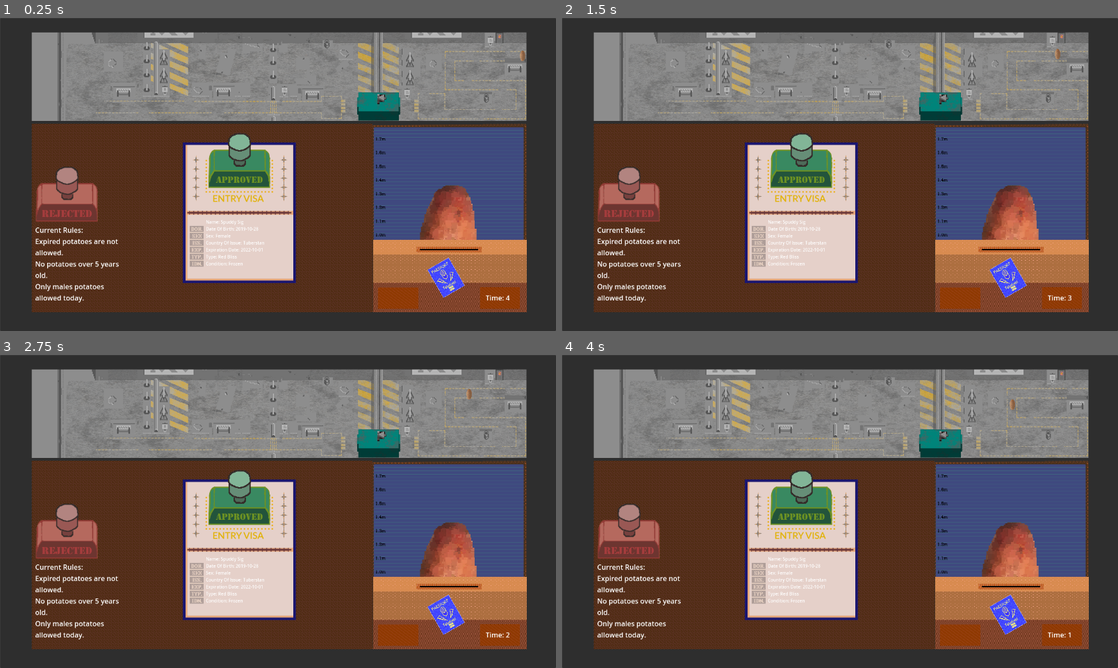
Above: before the commit, frames 1-4 (two rows, left to right).
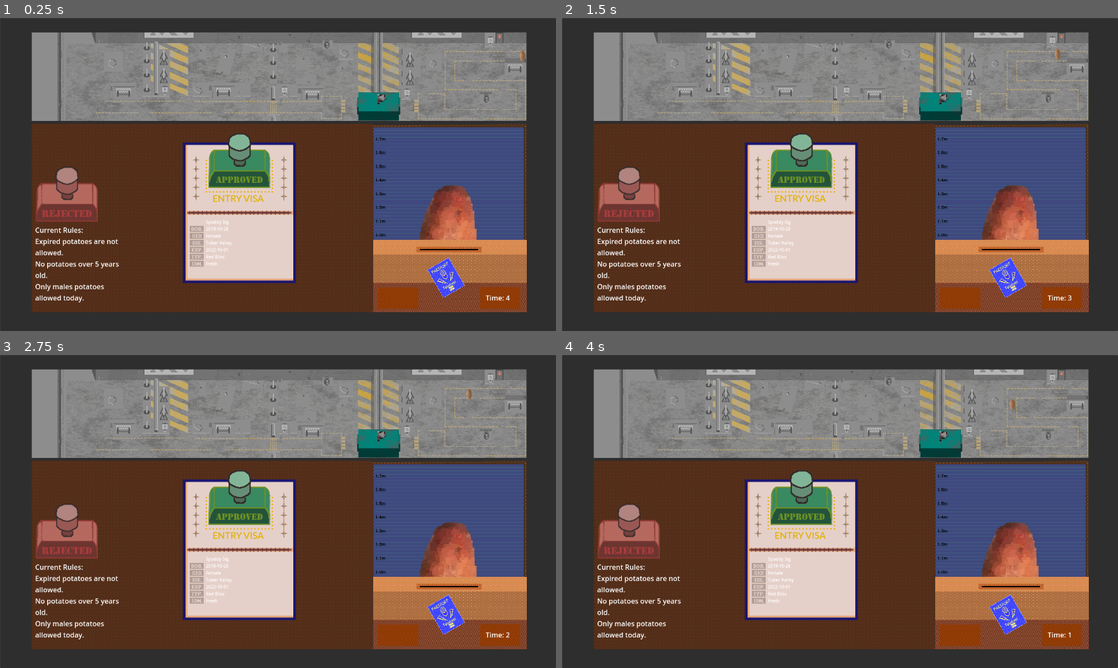
Above: after the commit, the same moments.

Repository: Lost-Rabbit-Digital/SpudCustoms
Game: Godot game, scene res://mainGame.tscn
Same seed, same stepped clock (60 frames per second), same inputs: the game is played once before the commit and once after it.
Inputs:
- Up to frame 1 (0.25 s): no input
- Up to frame 2 (1.5 s): tap Enter at 1.25 s
- Up to frame 3 (2.75 s): tap Space at 2 s
- Up to frame 4 (4 s): tap Enter at 2.75 s; tap Space at 3.5 s

The runs differ from the first frame. In frame 1, 0.2% of the frame differs, in the area x 37-48%, y 64-80%; in frame 2, 0.2%; in frame 3, 0.2%; in frame 4, 0.2%.

Commit message:
Added more countries, formatted some strings

Diff:
--- a/mainGame.gd
+++ b/mainGame.gd
@@ -85,13 +85,13 @@
 	$Timer.start(time_left)
 
 func update_potato_info_display(potato_info: Dictionary):
-	$"Label (PotatoInfo)".text = """Name: {name}
-	Date Of Birth: {date_of_birth}
-	Sex: {sex}
-	Country Of Issue: {country_of_issue}
-	Expiration Date: {expiration_date}
-	Type: {type}
-	Condition: {condition}
+	$"Label (PotatoInfo)".text = """{name}
+	{date_of_birth}
+	{sex}
+	{country_of_issue}
+	{expiration_date}
+	{type}
+	{condition}
 	""".format(potato_info)
 
 func generate_potato():
@@ -105,8 +105,14 @@
 	return potato
 
 func get_random_name():
-	var first_names = ["Spud", "Tater", "Mash", "Spudnik", "Tater Tot", "Mr. Potato", "Chip", "Murph", "Yam", "Tato", "Spuddy", "Tuber"]
-	var last_names = ["Ouwiw", "Sehi", "Sig", "Heechou", "Oufug", "Azej", "Ekepa", "Nuz", "Chegee", "Kusee", "Houf", "Fito", "Mog", "Urife"]
+	var first_names = [
+		"Spud", "Tater", "Mash", "Spudnik", "Tater Tot", "Mr. Potato", "Chip",
+		"Murph", "Yam", "Tato", "Spuddy", "Tuber"
+		]
+	var last_names = [
+		"Ouwiw", "Sehi", "Sig", "Heechou", "Oufug", "Azej",
+		"Ekepa", "Nuz", "Chegee", "Kusee", "Houf", "Fito", "Mog", "Urife"
+		]
 	return "%s %s" % [first_names[randi() % first_names.size()], last_names[randi() % last_names.size()]]
 
 func get_random_type():
@@ -114,14 +120,18 @@
 	return types[randi() % types.size()]
 
 func get_random_condition():
-	var conditions = ["Fresh", "Extra Eyes", "Peeled", "Rotten", "Sprouted", "Dehydrated", "Frozen"]
+	var conditions = ["Fresh", "Extra Eyes", "Rotten", "Sprouted", "Dehydrated", "Frozen"]
 	return conditions[randi() % conditions.size()]
 
 func get_random_sex():
 	return ["Male", "Female"][randi() % 2]
 
 func get_random_country():
-	var countries = ["Spudland", "Potatopia", "Tuberstan", "North Yamnea", "Spuddington"]
+	var countries = [
+		"Spudland", "Potatopia", "Tuberstan", "North Yamnea", "Spuddington",
+		"Tater's Cross", "Mash Meadows", "Tuber Valley", "Chip Hill",
+		"Murphy's Landing", "Colcannon Corner", "Pratie Point"
+		]
 	return countries[randi() % countries.size()]
 
 func get_random_date(years_ago_start: int, years_ago_end: int) -> String:
